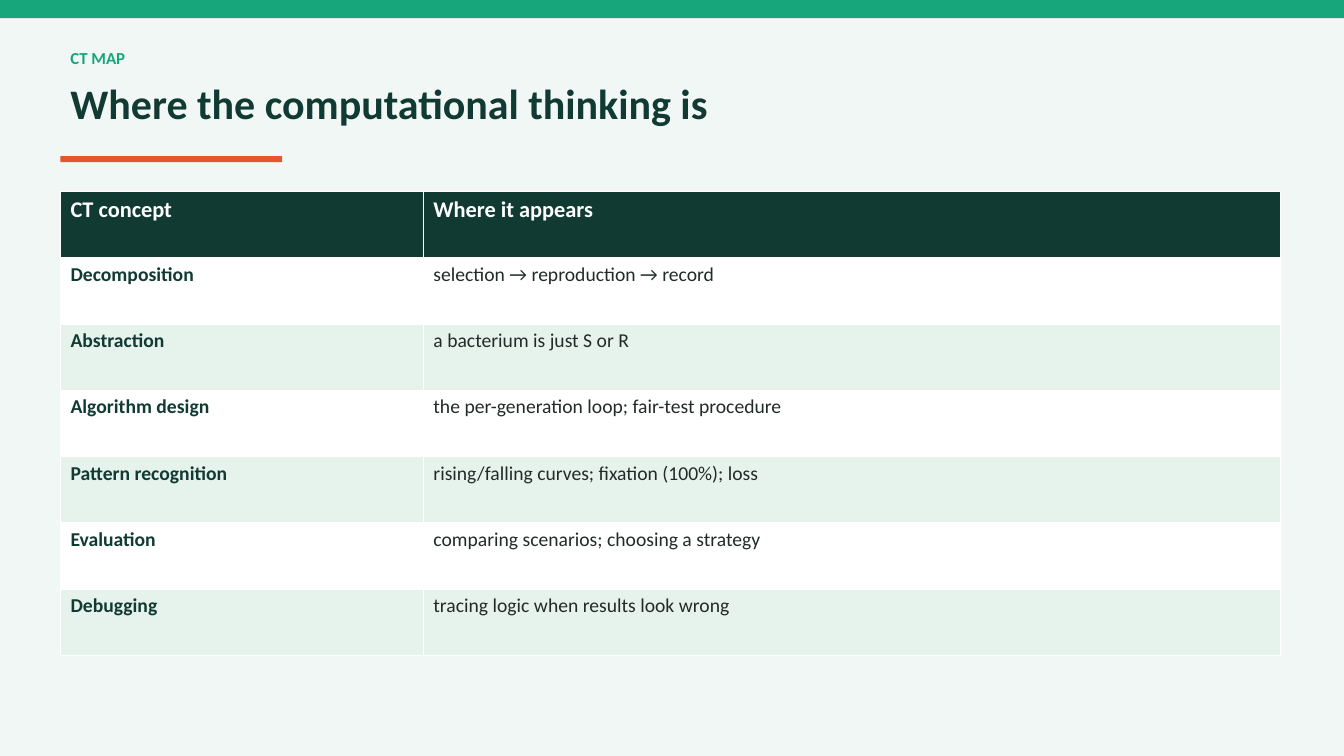
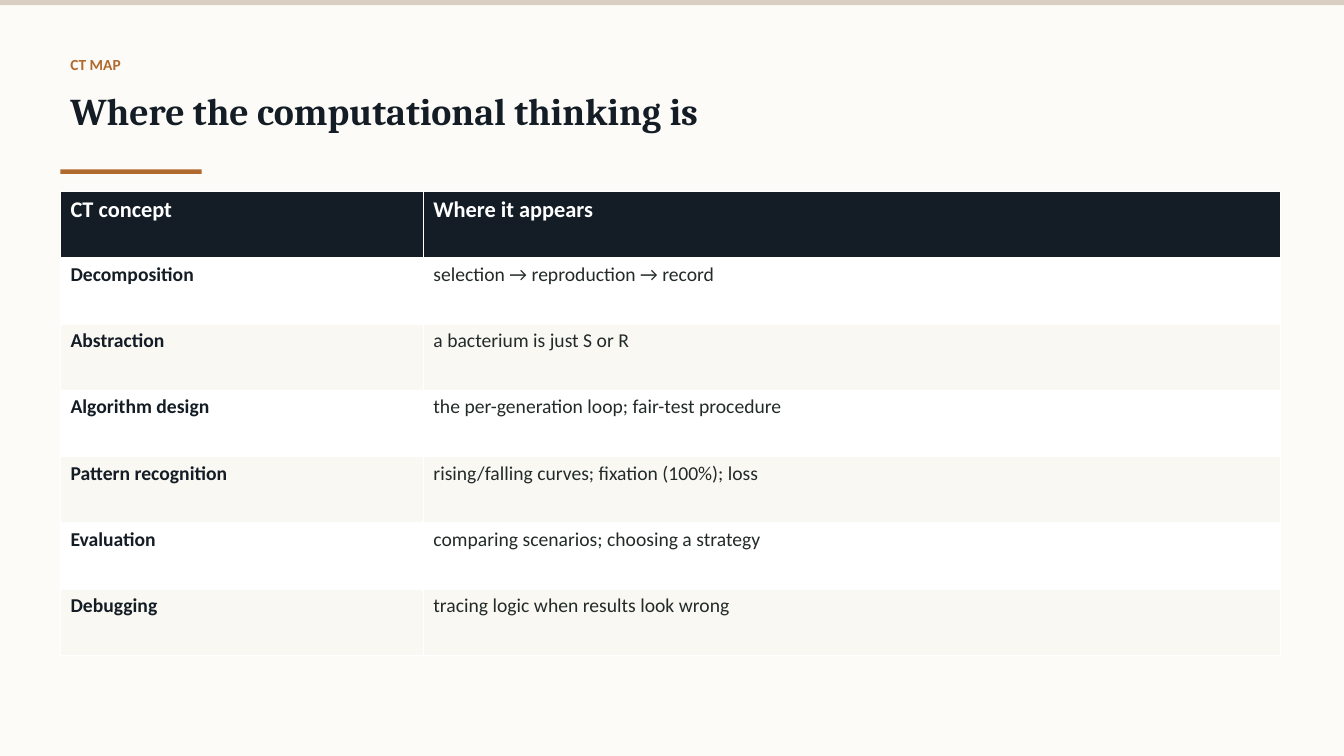
Before and after one commit to felixxxxx11/antibiotic-resistance-sim, a slide deck: slide 9 of INT6064 Individual Module - Slides - WUPENGHUI.pptx. Drawn at 1344x756 pixels with LibreOffice and Linux fonts; fonts in the diff are those of the drawing. Boxes give left, top, right and bottom in pixels: in the first picture for what was removed or moved away, otherwise in the second. Text is boxed around its words. In the diff, an @@ line names an element or a change of style, - is before the commit and + after.

Commit message:
Restyle deck (warm academic palette) and unify document text colors

```diff
--- a/INT6064 Individual Module - Slides - WUPENGHUI.pptx
+++ b/INT6064 Individual Module - Slides - WUPENGHUI.pptx
@@ rectangle at (x1=0, y1=0, x2=1344, y2=756): fill #F1F7F5 to #FCFBF7 @@
@@ rectangle resized from (x1=0, y1=0, x2=1344, y2=18) to (x1=0, y1=0, x2=1344, y2=5) @@
@@ rectangle at (x1=0, y1=0, x2=1344, y2=5): fill #17A67B to #D8CFC2 @@
@@ text "CT MAP" moved from (x1=70, y1=53, x2=125, y2=64) to (x1=70, y1=60, x2=121, y2=70) @@
@@ text "CT MAP" at (x1=70, y1=60, x2=121, y2=70): size 12 to 11 pt, text colour #17A67B to #B06A2E; more space between paragraphs @@
@@ text "Where the computational thinking is" moved from (x1=70, y1=89, x2=707, y2=126) to (x1=70, y1=98, x2=698, y2=134) @@
@@ text "Where the computational thinking is" at (x1=70, y1=98, x2=698, y2=134): size 30 to 27 pt, font Calibri to Cambria, text colour #113A33 to #141D25 @@
@@ rectangle resized from (x1=60, y1=156, x2=282, y2=162) to (x1=60, y1=169, x2=202, y2=173) @@
@@ rectangle at (x1=60, y1=169, x2=202, y2=173): fill #E4572E to #B06A2E @@
@@ table at (x1=60, y1=192, x2=1280, y2=655) @@
@@ fill #113A33 to #141D25 in row 1 @@
@@ fill #E6F2EC to #FAF8F3 in 6 cells @@
@@ text colour #113A33 to #141D25 in "Decomposition", "Abstraction", "Algorithm design", "Pattern recognition" and 2 more places @@
```
Also in this commit, not shown: 12 other slides changed, 6 other files.
